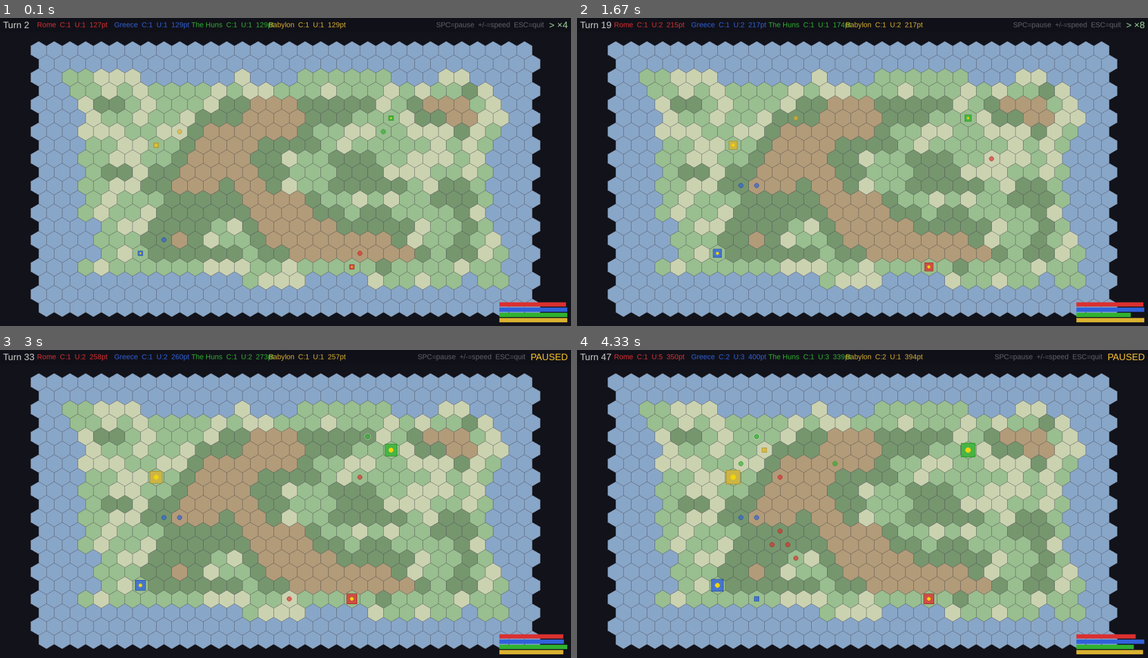
Above: before the commit, frames 1-4 (two rows, left to right).
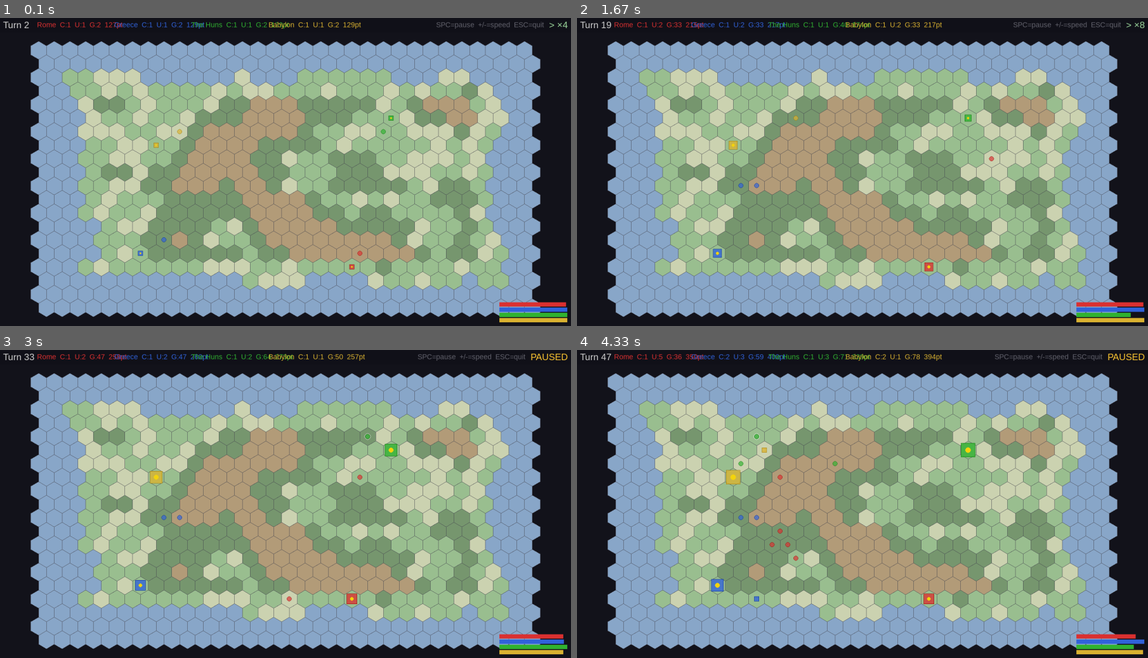
Above: after the commit, the same moments.

Repository: lorand77/civ_lite
Game: pygame game, started from civ_lite_py/spectate.py
The game is run twice, just before and just after one commit, with the same random seed, the same clock (stepped at 60 frames per second) and the same inputs.
Inputs:
- Up to frame 1 (0.1 s): no input
- Up to frame 2 (1.67 s): tap + at 0.33 s; tap Space at 0.67, 1.07, 1.37, 1.57 s
- Up to frame 3 (3 s): tap Space at 1.9, 2.2, 2.4, 2.7, 2.97 s
- Up to frame 4 (4.33 s): tap Space at 3.3, 3.6, 3.73, 4.13 s

The runs differ from the first frame. In frame 1, 0.2% of the frame differs, in the area x 15-64%, y 1-4%; in frame 2, 0.3%; in frame 3, 0.3%; in frame 4, 0.3%.

Commit message:
display gold

Diff:
--- a/civ_lite_py/spectate.py
+++ b/civ_lite_py/spectate.py
@@ -215,7 +215,7 @@
             txt = font_sm.render(label, True, (120, 120, 120))
         else:
             score = compute_score(civ, game)
-            label = f"{PLAYER_NAMES[civ.player_index]}  C:{city_count}  U:{unit_count}  {score}pt"
+            label = f"{PLAYER_NAMES[civ.player_index]}  C:{city_count}  U:{unit_count}  G:{civ.gold}  {score}pt"
             txt = font_sm.render(label, True, col)
         surface.blit(txt, (x, (HUD_H - txt.get_height()) // 2))
 
